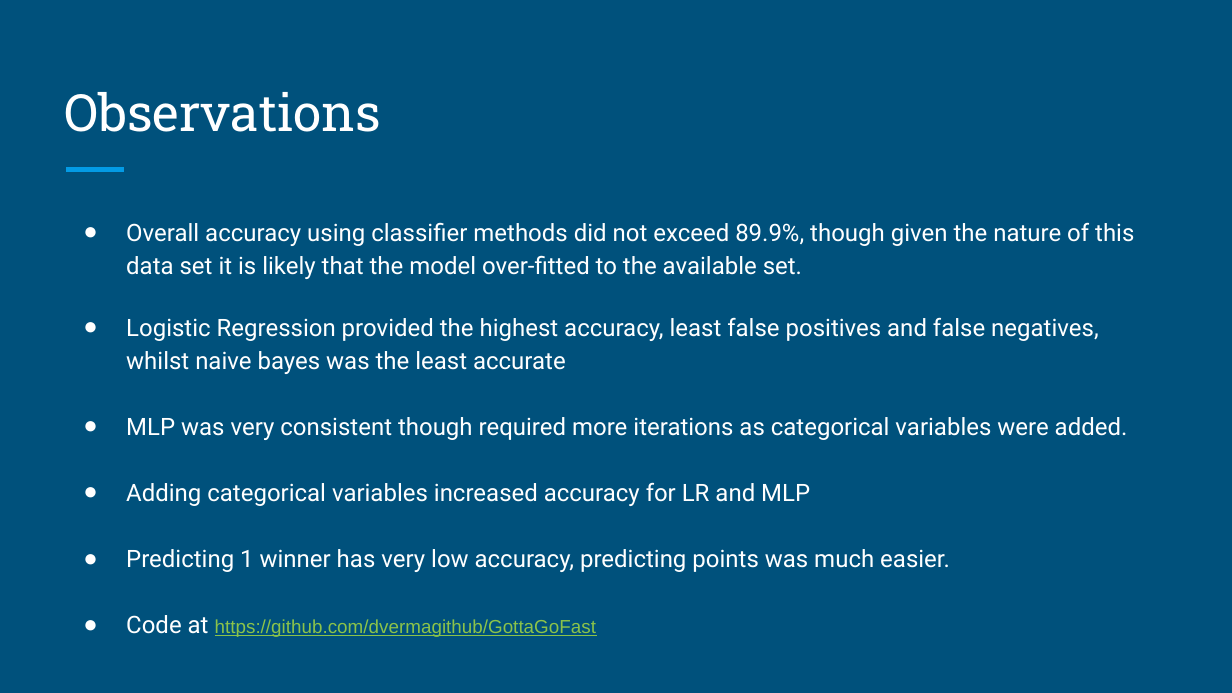
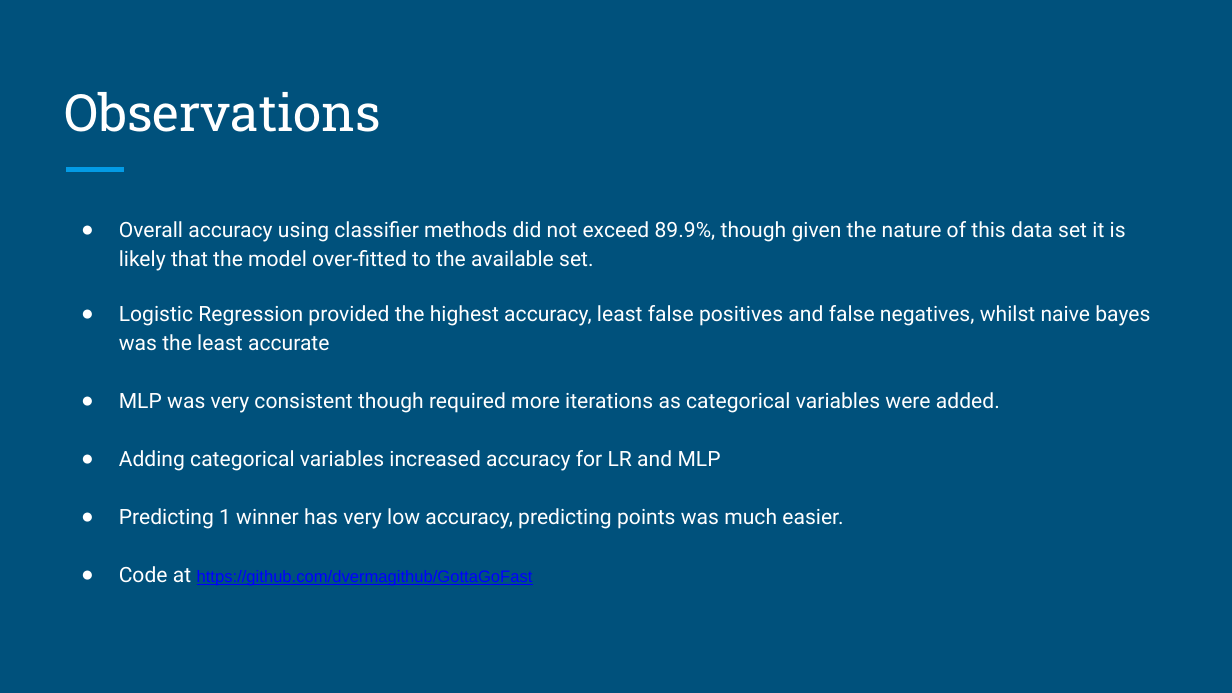
Before and after one commit to dvermagithub/GottaGoFast, a slide deck: slide 10 of Logistic Regression and MLP/Logistic Regression and Other Classifiers ML on F1 Data Set (1).pptx (slide 8 before the commit). Drawn at 1232x693 pixels with LibreOffice and Linux fonts; fonts in the diff are those of the drawing. Boxes give left, top, right and bottom in pixels: in the first picture for what was removed or moved away, otherwise in the second. Text is boxed around its words. In the diff, an @@ line names an element or a change of style, - is before the commit and + after.

Commit message:
KNN Modeling
Updated KNN Script and added slides to presentation

```diff
--- a/Logistic Regression and MLP/Logistic Regression and Other Classifiers ML on F1 Data Set (1).pptx
+++ b/Logistic Regression and MLP/Logistic Regression and Other Classifiers ML on F1 Data Set (1).pptx
@@ text "Overall accuracy using classifier methods ..." at bbox=[119, 221, 1150, 586]: size 14 to 12.3 pt; size 11 to 9.7 pt, text colour #8BC34A to #0000FF in "https://github.com/dvermagithub/GottaGoFast"; indent changed @@
```
Also in this commit, not shown: 7 other slides changed, 2 slides added, 1 other file.
